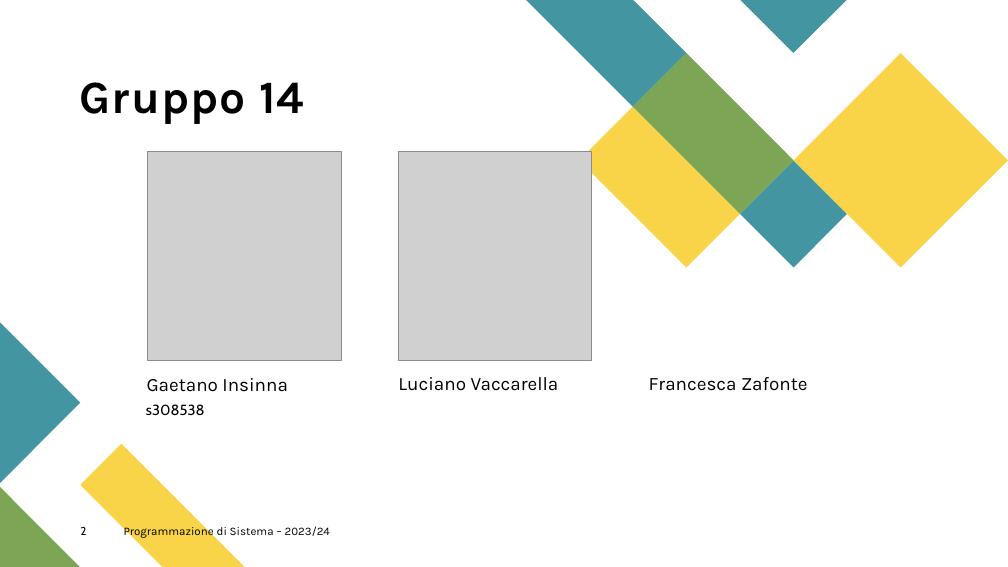
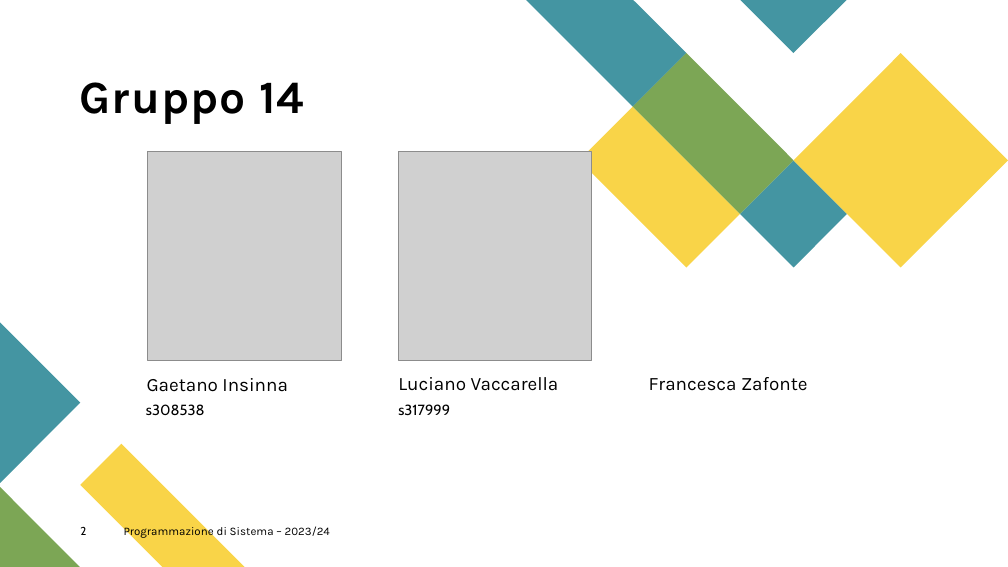
Before and after one commit to Zafonte/OS-project, a slide deck: slide 2 of OS161 Project/PDS.pptx. Drawn at 1008x567 pixels with LibreOffice and Linux fonts; fonts in the diff are those of the drawing; grey boxes stand for pictures. Boxes give left, top, right and bottom in pixels: in the first picture for what was removed or moved away, otherwise in the second. Text is boxed around its words. In the diff, an @@ line names an element or a change of style, - is before the commit and + after.

```diff
--- a/OS161 Project/PDS.pptx
+++ b/OS161 Project/PDS.pptx
@@ text added at [398,404,450,416], 14 pt, text #000000 @@
+s317999
```
Also in this commit, not shown: 1 other slide changed, 18 slides added.
